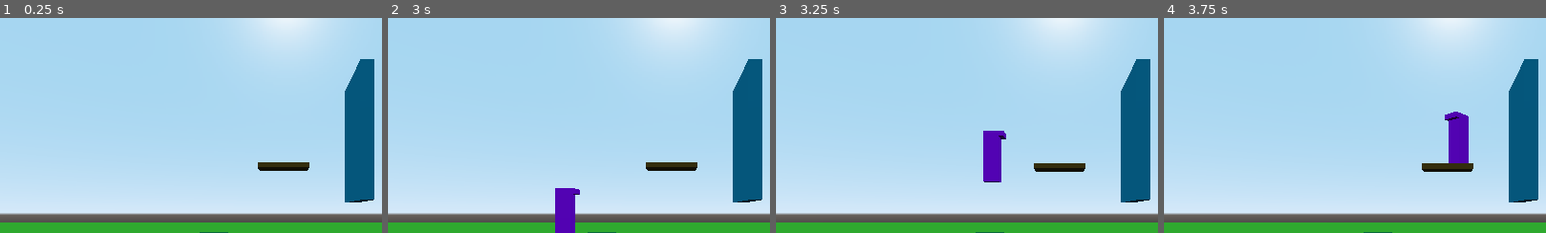
Above: before the commit, frames 1-4 (left to right).
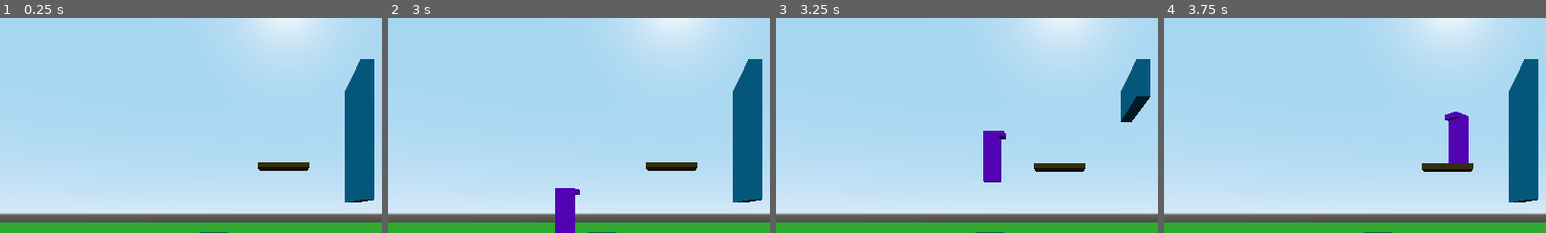
Above: after the commit, the same moments.

Repository: dsaltares/ludumdare-47
Game: Godot game, scene res://JayPlayground.tscn
Same seed, same stepped clock (60 frames per second), same inputs: the game is played once before the commit and once after it. This scene is started directly instead of the project's main scene. Sound files missing from this copy of the repository are replaced by a short silence.
Inputs:
- Up to frame 1 (0.25 s): no input
- Up to frame 2 (3 s): hold D (move_right) 0.53-1.28 s; tap N (new_run) at 0.6, 2.1 s; tap Space (jump) at 0.77, 1.52 s; tap Enter at 1.25 s; hold A (move_left) 1.28-2.03 s; tap C (shake) at 1.35, 2.85 s; hold D (move_right) from 2.03 s (still down)
- Up to frame 3 (3.25 s): keep holding D (move_right); tap Space (jump) at 3.02 s
- Up to frame 4 (3.75 s): release D (move_right) at 3.53 s; hold A (move_left) from 3.53 s (still down); tap N (new_run) at 3.6 s
The pictures show only the part of the screen within x 12-62%, y 4-54%; the shares and areas given below are measured in that part.

Frames 1-2 are identical in both runs. In frame 3, 3.6% of the frame differs, in the area x 90-98%, y 36-86%; in frame 4, nothing differs.
Error in both runs: Invalid call. Nonexistent function 'new_run' in base 'Spatial (GhostManager.gd)'. (res://David/DavidPlayground.gd:21)

Commit message:
fix door

Diff:
--- a/game/Environment/Door.gd
+++ b/game/Environment/Door.gd
@@ -1,23 +1,8 @@
 extends StaticBody
-
-
-# Declare member variables here. Examples:
-# var a = 2
-# var b = "text"
-
-
-# Called when the node enters the scene tree for the first time.
-func _ready():
-	pass # Replace with function body.
-
-
-# Called every frame. 'delta' is the elapsed time since the previous frame.
-#func _process(delta):
-#	pass
 
 
 func _on_pressure_plate_activated():
 	$AnimationPlayer.play("Open")
 
 func _on_pressure_plate_deactivated():
-	$AnimationPlayer.play_backwards("Open")
+	$AnimationPlayer.play("Close")
--- a/game/Environment/Door.tscn
+++ b/game/Environment/Door.tscn
@@ -1,9 +1,10 @@
-[gd_scene load_steps=6 format=2]
+[gd_scene load_steps=8 format=2]
 
 [ext_resource path="res://Environment/Door.gd" type="Script" id=1]
+[ext_resource path="res://Environment/toggle_door.wav" type="AudioStream" id=2]
 
-[sub_resource type="BoxShape" id=1]
-extents = Vector3( 0.125, 1.5, 1 )
+[sub_resource type="BoxShape" id=5]
+extents = Vector3( 0.25, 2.5, 1 )
 
 [sub_resource type="CubeMesh" id=2]
 size = Vector3( 0.5, 5, 3 )
@@ -11,16 +12,110 @@
 [sub_resource type="SpatialMaterial" id=3]
 albedo_color = Color( 0.0196078, 0.529412, 0.686275, 1 )
 
-[sub_resource type="Animation" id=4]
-tracks/0/type = "bezier"
-tracks/0/path = NodePath(".:scale:y")
+[sub_resource type="Animation" id=6]
+resource_name = "Close"
+length = 0.5
+tracks/0/type = "value"
+tracks/0/path = NodePath("CollisionShape:disabled")
 tracks/0/interp = 1
 tracks/0/loop_wrap = true
 tracks/0/imported = false
 tracks/0/enabled = true
 tracks/0/keys = {
-"points": PoolRealArray( 1, -0.25, 0, 0.25, 0, 0, -0.25, 0, 0.25, 0 ),
-"times": PoolRealArray( 0, 1 )
+"times": PoolRealArray( 0 ),
+"transitions": PoolRealArray( 1 ),
+"update": 1,
+"values": [ false ]
+}
+tracks/1/type = "value"
+tracks/1/path = NodePath("MeshInstance:scale")
+tracks/1/interp = 1
+tracks/1/loop_wrap = true
+tracks/1/imported = false
+tracks/1/enabled = true
+tracks/1/keys = {
+"times": PoolRealArray( 0, 0.5 ),
+"transitions": PoolRealArray( 1, 1 ),
+"update": 0,
+"values": [ Vector3( 1, 0, 1 ), Vector3( 1, 1, 1 ) ]
+}
+tracks/2/type = "value"
+tracks/2/path = NodePath("MeshInstance:translation")
+tracks/2/interp = 1
+tracks/2/loop_wrap = true
+tracks/2/imported = false
+tracks/2/enabled = true
+tracks/2/keys = {
+"times": PoolRealArray( 0, 0.5 ),
+"transitions": PoolRealArray( 1, 1 ),
+"update": 0,
+"values": [ Vector3( 0, 5, 0 ), Vector3( 0, 2.5, 0 ) ]
+}
+tracks/3/type = "audio"
+tracks/3/path = NodePath("ToggleSFX")
+tracks/3/interp = 1
+tracks/3/loop_wrap = true
+tracks/3/imported = false
+tracks/3/enabled = true
+tracks/3/keys = {
+"clips": [ {
+"end_offset": 0.0,
+"start_offset": 0.0,
+"stream": ExtResource( 2 )
+} ],
+"times": PoolRealArray( 0 )
+}
+
+[sub_resource type="Animation" id=4]
+tracks/0/type = "value"
+tracks/0/path = NodePath("MeshInstance:scale")
+tracks/0/interp = 1
+tracks/0/loop_wrap = true
+tracks/0/imported = false
+tracks/0/enabled = true
+tracks/0/keys = {
+"times": PoolRealArray( 0, 1 ),
+"transitions": PoolRealArray( 1, 1 ),
+"update": 0,
+"values": [ Vector3( 1, 1, 1 ), Vector3( 1, 0, 1 ) ]
+}
+tracks/1/type = "value"
+tracks/1/path = NodePath("MeshInstance:translation")
+tracks/1/interp = 1
+tracks/1/loop_wrap = true
+tracks/1/imported = false
+tracks/1/enabled = true
+tracks/1/keys = {
+"times": PoolRealArray( 0, 1 ),
+"transitions": PoolRealArray( 1, 1 ),
+"update": 0,
+"values": [ Vector3( 0, 2.5, 0 ), Vector3( 0, 5, 0 ) ]
+}
+tracks/2/type = "value"
+tracks/2/path = NodePath("CollisionShape:disabled")
+tracks/2/interp = 1
+tracks/2/loop_wrap = true
+tracks/2/imported = false
+tracks/2/enabled = true
+tracks/2/keys = {
+"times": PoolRealArray( 0 ),
+"transitions": PoolRealArray( 1 ),
+"update": 1,
+"values": [ true ]
+}
+tracks/3/type = "audio"
+tracks/3/path = NodePath("ToggleSFX")
+tracks/3/interp = 1
+tracks/3/loop_wrap = true
+tracks/3/imported = false
+tracks/3/enabled = true
+tracks/3/keys = {
+"clips": [ {
+"end_offset": 0.0,
+"start_offset": 0.0,
+"stream": ExtResource( 2 )
+} ],
+"times": PoolRealArray( 0 )
 }
 
 [node name="Door" type="StaticBody"]
@@ -29,12 +124,17 @@
 script = ExtResource( 1 )
 
 [node name="CollisionShape" type="CollisionShape" parent="."]
-shape = SubResource( 1 )
+transform = Transform( 1, 0, 0, 0, 1, 0, 0, 0, 1, 0, 2.5, 0 )
+shape = SubResource( 5 )
 
-[node name="MeshInstance" type="MeshInstance" parent="CollisionShape"]
+[node name="MeshInstance" type="MeshInstance" parent="."]
 transform = Transform( 1, 0, 0, 0, 1, 0, 0, 0, 1, 0, 2.5, 0 )
 mesh = SubResource( 2 )
 material/0 = SubResource( 3 )
 
 [node name="AnimationPlayer" type="AnimationPlayer" parent="."]
+anims/Close = SubResource( 6 )
 anims/Open = SubResource( 4 )
+
+[node name="ToggleSFX" type="AudioStreamPlayer" parent="."]
+stream = ExtResource( 2 )
Not shown, added: game/Environment/toggle_door.wav.import
Not shown, added: game/Environment/toggle_door.wav
Not shown, changed: todo.md
